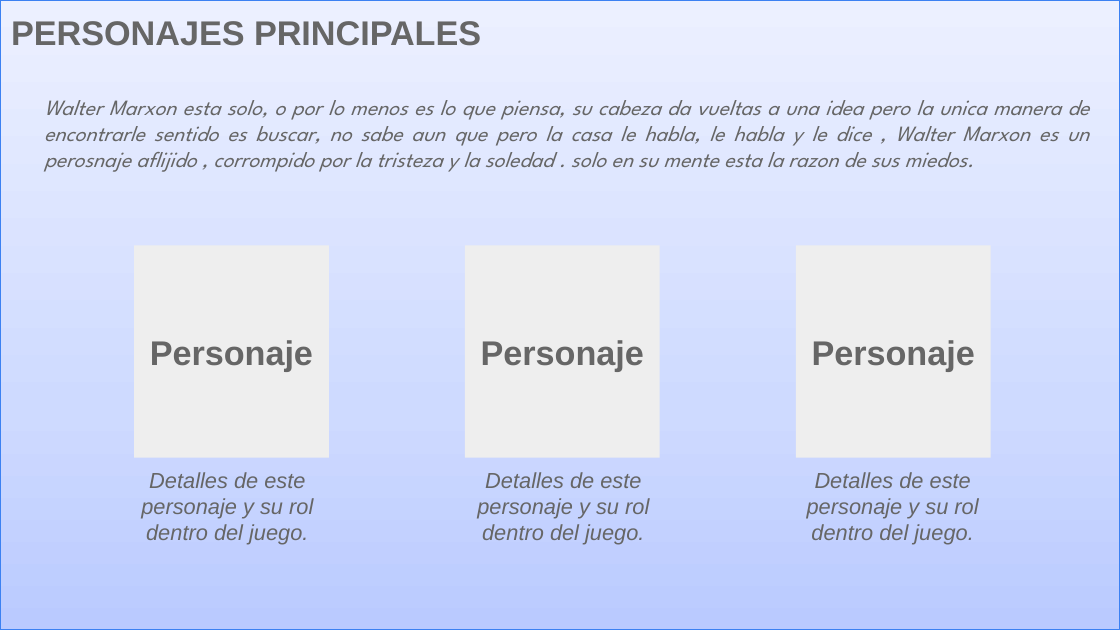
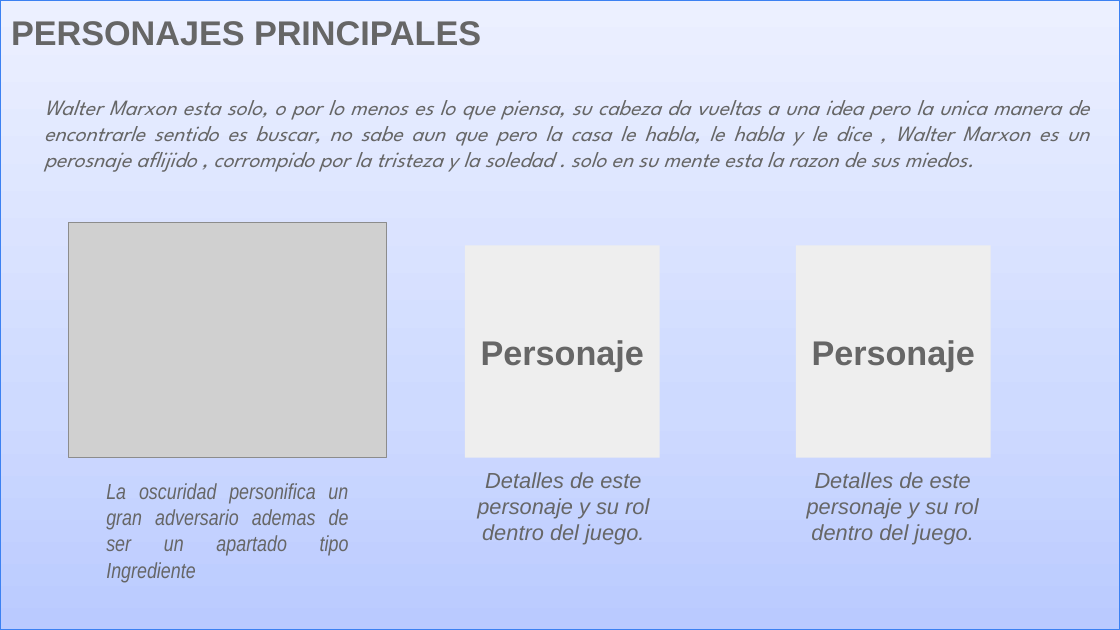
Before and after one commit to Marianoz1972/PICH, a slide deck: slide 5 of Pitch (Venta) [Template] PHOBIA.pptx. Drawn at 1120x630 pixels with LibreOffice and Linux fonts; fonts in the diff are those of the drawing; grey boxes stand for pictures. Boxes give left, top, right and bottom in pixels: in the first picture for what was removed or moved away, otherwise in the second. Text is boxed around its words. In the diff, an @@ line names an element or a change of style, - is before the commit and + after.

Commit message:
cuadro

```diff
--- a/Pitch (Venta) [Template] PHOBIA.pptx
+++ b/Pitch (Venta) [Template] PHOBIA.pptx
@@ picture added at (68,223,386,458) @@
@@ rectangle removed at (134,245,329,458) @@
-Personaje
@@ text at (106,483,349,583): text changed; font Arial to Arial Narrow @@
-Detalles de este personaje y su rol dentro del juego.
+La oscuridad personifica un gran adversario ademas de ser un apartado tipo Ingrediente
```
